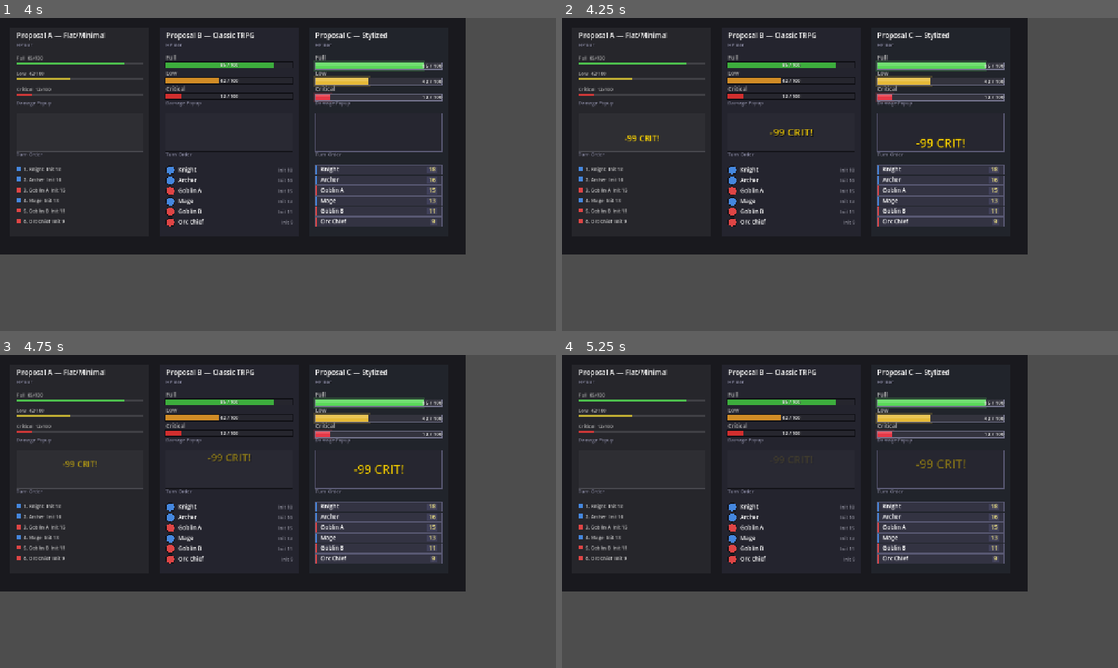
Above: before the commit, frames 1-4 (two rows, left to right).
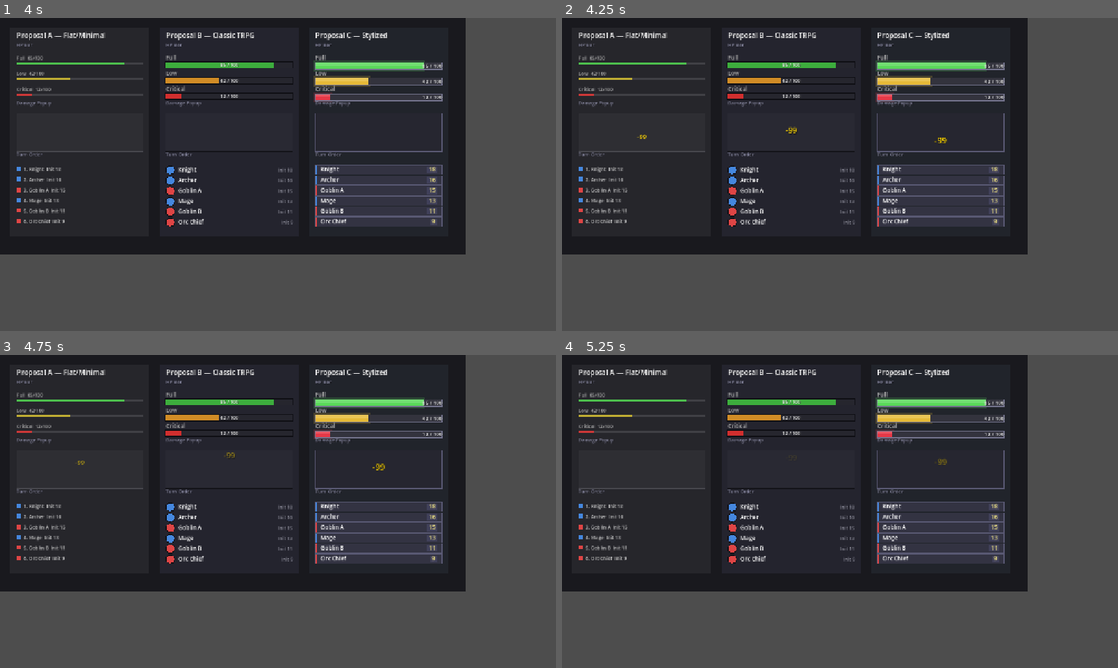
Above: after the commit, the same moments.

Repository: 392fyc/Ship_of_Theseus
Game: Godot game, scene res://scenes/playground/playground_battle_ui.tscn
Same seed, same stepped clock (60 frames per second), same inputs: the game is played once before the commit and once after it. This scene is started directly instead of the project's main scene.
Inputs (mouse positions are in pixels of both pictures, inside the frame that each line leads up to):
- Up to frame 1 (4 s): tap Enter (ui_accept) at 0.5, 0.77, 2, 3.5, 3.77 s; move the mouse to (400, 158) at 0.52 s; hold Right (ui_right) 0.53-1.25 s; tap Keypad Enter at 0.6 s; click (400, 158) at 0.67 s; drag from (166, 190) to (250, 237) at 1.27 s; move the mouse to (333, 105) at 2.02 s; hold Right (ui_right) 2.03-2.75 s; tap 2 at 2.1 s; drag from (250, 237) to (111, 127) at 2.77 s; move the mouse to (444, 221) at 3.52 s; hold Left (ui_left) from 3.53 s (still down); tap 4 at 3.6 s
- Up to frame 2 (4.25 s): keep holding Left (ui_left)
- Up to frame 3 (4.75 s): release Left (ui_left) at 4.25 s; drag from (111, 464) to (194, 433) at 4.27 s
- Up to frame 4 (5.25 s): move the mouse to (867, 511) at 5.02 s; hold Down (ui_down) from 5.03 s (still down); tap Keypad Enter at 5.1 s; click (867, 511) at 5.17 s

Frame 1 is identical in both runs. In frame 2, 0.3% of the frame differs, in the area x 11-73%, y 34-42%; in frame 3, 0.3%; in frame 4, 0.1%.

Commit message:
chore(rules): 清除与四条最终决策冲突的实装与文档表述
按设计库规则表（生产 /api/rules）的四条最终决策清除本仓残留：纯粹伤害不参与暴击判定、
VIS 已从属性体系删除、LCK 不参与命中与闪避、伤害下限为 0。

引擎
- damage_calculator.gd：移除 enable_pure_crit 开关，纯粹伤害无条件不进暴击链；
  暴击倍率分支简化（pure 时 result.crit 恒为 false，该分支走不到）；
  加法层地板 maxf(1.0) 改 maxf(0.0)；注释锚点由 ADR-005 改为 R1.1
- unit_stats.gd：属性表去 VIS，LCK 不参与命中/闪避
- playground_battle_ui.gd：伤害弹出样式的 mock 数据 pure + crit=true 改 crit=false
  （该组合会走暴击字号分支，等于用视觉演示断言纯粹伤害能暴击）

agent 上下文（每个 session 都会读入，是漂移放大器）
- .cursorrules / CLAUDE.md / AGENTS.md / OPENCODE.md / .cursor/rules/game-rules.mdc：
  「pure暴击 → 固定1.5x，不受加成」全部改为「不参与暴击判定」
- .cursor/rules/coding-standards.mdc：VIS 与 SPD 两条日期式墓碑改为正面陈述九属性

工具与测试
- damage-simulator.html：命中率下限 20 改 1（R1.2 clamp(1,100)）；纯粹伤害不显示暴击；
  期望伤害为 0 时击杀次数显示为不可击杀，并统一取整口径避免显示 0 却给出有限次数
- shared.js / equipment-designer.html：属性枚举去 VIS
- 测试与手动清单：断言随之更新；保留「pure 传任何暴击开关都不暴 → 0%」等防回归断言

在独立 worktree 的 chore/rule-purge-20260730 分支上完成，未占用主工作树与 develop。

Co-Authored-By: Claude Opus 5 (1M context) <noreply@anthropic.com>

Diff:
--- a/scenes/playground/playground_battle_ui.gd
+++ b/scenes/playground/playground_battle_ui.gd
@@ -68,7 +68,7 @@
 const POPUP_SEQ: Array[Dictionary] = [
 	{"text": "-24", "type": "phys",   "crit": false},
 	{"text": "-38", "type": "magic",  "crit": false},
-	{"text": "-99", "type": "pure",   "crit": true},
+	{"text": "-99", "type": "pure",   "crit": false},
 	{"text": "-15", "type": "hybrid", "crit": false},
 	{"text": "-56", "type": "phys",   "crit": true},
 ]
--- a/scripts/core/damage_calculator.gd
+++ b/scripts/core/damage_calculator.gd
@@ -49,10 +49,10 @@
 
 	# ── Step 2: Crit determination ──────────────────────
 	# Crit = weapon_crit + DEX/2 + crit_bonus;  Dodge = LCK
-	# guaranteed_crit（居合）：跳过随机判定直接暴击（pure伤害仍受限）。
+	# guaranteed_crit（居合）：跳过随机判定直接暴击；纯粹伤害不参与暴击判定（R1.3），guaranteed_crit 对其无效。
 	var is_pure: bool = (damage_type == "pure")
 	var allow_crit: bool = true
-	if is_pure and not action_data.get("enable_pure_crit", false):
+	if is_pure:
 		allow_crit = false
 	# disable_crit（调试确定性开关「不暴」态）：纯加法分支，默认 false 不影响正式战斗。
 	if bool(action_data.get("disable_crit", false)):
@@ -77,10 +77,8 @@
 	var final_dmg: float = base_damage * skill_multiplier * terrain_multiplier
 
 	if result.crit:
-		var crit_mult: float = 1.5
-		if not is_pure:
-			# crit_damage_bonus：拔刀额外暴击倍率（叠加到 1.5x 基础上）
-			crit_mult += float(action_data.get("crit_damage_bonus", 0.0))
+		# crit_damage_bonus：拔刀额外暴击倍率（叠加到 1.5x 基础上）
+		var crit_mult: float = 1.5 + float(action_data.get("crit_damage_bonus", 0.0))
 		final_dmg *= crit_mult
 
 	final_dmg *= relic_multiplier * final_multiplier
@@ -128,8 +126,7 @@
 
 	var crit_rate: float = 0.0
 	var is_pure: bool = (damage_type == "pure")
-	var crit_blocked: bool = (is_pure and not action_data.get("enable_pure_crit", false)) \
-		or bool(action_data.get("disable_crit", false))
+	var crit_blocked: bool = is_pure or bool(action_data.get("disable_crit", false))
 	if not crit_blocked:
 		var guaranteed_crit: bool = bool(action_data.get("guaranteed_crit", false))
 		if guaranteed_crit:
@@ -172,11 +169,11 @@
 		damage_type: String,
 		weapon_might: int, pure_atk_source: String,
 		terrain_def_bonus: int, terrain_res_bonus: int) -> float:
-	## ADR-005 §4.2: Additive base damage formula.
-	## physical:  max(1, STR + weapon_might - DEF)
-	## magical:   max(1, MAG + weapon_might - RES)
+	## R1.1（伤害链）: Additive base damage formula.
+	## physical:  max(0, STR + weapon_might - DEF)
+	## magical:   max(0, MAG + weapon_might - RES)
 	## pure:      [source] + weapon_might  (ignores defense)
-	## hybrid:    max(1, (STR+MAG) + hybrid_might - min(DEF,RES))  ⚠️ TBD (ADR-006)
+	## hybrid:    max(0, (STR+MAG) + hybrid_might - min(DEF,RES))  ⚠️ TBD (ADR-006)
 	var base: float = 0.0
 	var defender_def: int = defender.get_effective_stat("DEF") + terrain_def_bonus
 	var defender_res: int = defender.get_effective_stat("RES") + terrain_res_bonus
@@ -198,14 +195,14 @@
 					raw = float(
 						attacker.get_effective_stat("STR") + attacker.get_effective_stat("MAG"))
 			base = raw + float(weapon_might)
-			return base  # pure ignores defense, no max(1) floor needed
+			return base  # pure ignores defense
 		"hybrid":
 			# ⚠️ TBD — placeholder per ADR-005 §4.2. Awaiting ADR-006.
 			var both_atk: float = float(
 				attacker.get_effective_stat("STR") + attacker.get_effective_stat("MAG"))
 			var weaker_def: float = float(mini(defender_def, defender_res))
 			base = both_atk + float(weapon_might) - weaker_def
-	return maxf(1.0, base)
+	return maxf(0.0, base)
 
 
 ## 敌人词条输出乘区：攻击方 stat_scale 增强（affix_damage_mult）× 条件触发词条。
--- a/scripts/units/unit_stats.gd
+++ b/scripts/units/unit_stats.gd
@@ -1,6 +1,6 @@
 class_name UnitStats
 extends Resource
-## ADR-005: 9-attribute system (STR/MAG/DEX/SPD/LCK/DEF/RES/HP/MOV)
+## R2.1: 9-attribute system (STR/MAG/DEX/SPD/LCK/DEF/RES/HP/MOV)
 ## Growth attributes (7): HP, STR, MAG, DEX, SPD, DEF, RES
 ## Fixed attributes (2): LCK, MOV
 
@@ -52,7 +52,9 @@
 
 # ── Derived combat stats ────────────────────────────
 # These replace the old independent hit/evade/crit/crit_evade attributes.
-# Formula source: ADR-005 §4.3
+# Formula source: R1.2 (hit/avoid) / R1.3 (crit/crit_avoid) / R1.5 (status resist)
+# LCK does not enter the hit or avoid chain — it applies only to crit avoid (R1.3)
+# and debuff resistance (R1.5).
 
 func get_hit(weapon_hit: int = 90) -> int:
 	return weapon_hit + dex * 2
--- a/tests/test_swordsman_qa_impl.gd
+++ b/tests/test_swordsman_qa_impl.gd
@@ -91,8 +91,9 @@
 		_check("存在敌方单位(一闪)", false)
 		return
 	# 木桩化中途敌：必命中、不死。
-	# 注意：spd=0 且 lck=0 → 回避=0 → 一闪(非必中)命中率钳到 100%，确定性命中。
-	# 勿用高 lck 抵消暴击（lck 同时抬高回避 round(lck*0.5)→一闪会偶发 miss）；
+	# 注意：spd=0 且无地形/直接闪避修正 → 回避=0（R1.2：avoid = SPD×2 + 地形闪避 + 直接闪避修正），
+	# 一闪(非必中)命中率钳到 100%，确定性命中。
+	# LCK 只进 R1.3 暴击回避与 R1.5 减益抵抗，不参与命中与闪避（R1.2/R2.1）；
 	# "受伤(HP下降)"断言与暴击无关，无需抑制暴击。
 	mid_enemy.stats.spd = 0
 	mid_enemy.stats.lck = 0
@@ -205,7 +206,7 @@
 		return
 	for e: Unit in [main_enemy, splash_enemy]:
 		e.stats.spd = 0
-		e.stats.lck = 0     # LCK=0 → 不增回避（保证执行命中）
+		e.stats.lck = 0     # 木桩化；命中由上一行 spd=0 → 回避=0 保证，LCK 不进闪避(R1.2/R2.1)
 		e.stats.dex = 0
 		e.stats.max_hp = 9999
 		e.stats.hp = 9999
@@ -321,7 +322,7 @@
 		return
 	for e2: Unit in [main_e, splash_e]:
 		e2.stats.spd = 0
-		e2.stats.lck = 0  # 回避=0；forecast 走 preview(确定性)，此处仅保持一致
+		e2.stats.lck = 0  # forecast 走 preview(确定性)，此处仅保持一致（回避=0 来自上一行 spd=0）
 		e2.stats.max_hp = 9999
 		e2.stats.hp = 9999
 		e2.stats.def_attr = 0
--- a/tests/test_swordsman_resources.gd
+++ b/tests/test_swordsman_resources.gd
@@ -3,7 +3,7 @@
 ##
 ## 覆盖「真理源」代码（unit.gd / damage_calculator.gd）+ JSON 数据层：
 ##   居合必中必暴、满印记→拔刀槽位替换、心眼(暴击/速度)、印记属性+2、
-##   暴击倍率(1.5x 基线 / 拔刀 2.0x / pure 固定 1.5x)、命中 1% 下限。
+##   暴击倍率(1.5x 基线 / 拔刀 2.0x)、纯粹伤害不参与暴击判定、命中 1% 下限。
 ## tactical_manager.gd 的运行时接线（命中产气/施放扣气/击杀返气/cd-1/mark_gain）
 ##   由批次2 集成测试覆盖（test_swordsman_integration.gd）。
 ##
@@ -259,14 +259,14 @@
 
 	# 7a. 命中下限 1%（原 20%）：命中远低于回避时钳到 0.01
 	atk.stats.dex = 0
-	atk.stats.lck = 0
 	dft.stats.spd = 50  # 回避=100
 	var pv_floor: Dictionary = DamageCalculator.preview_attack(atk, dft, {"weapon_hit": 0})
 	_eq("命中下限==1%(非20%)", pv_floor["hit_percent"], 1)
 
-	# 7b. 命中公式正常档：dex=10,lck=0,weapon_hit=80; 目标 spd=15,lck=0 → (80+20-30)/100=70%
+	# 7b. 命中公式正常档(R1.2)：dex=10,weapon_hit=80; 目标 spd=15 → (80+20-30)/100=70%
+	#     LCK 不参与命中与闪避(R2.1)，不是本公式的输入；下面 dft.stats.lck = 0 是给紧随其后的
+	#     7c 暴击用例压低暴击回避用的(LCK 是暴击回避基值)，与本条命中断言无关。
 	atk.stats.dex = 10
-	atk.stats.lck = 0
 	dft.stats.spd = 15
 	dft.stats.lck = 0
 	var pv_hit: Dictionary = DamageCalculator.preview_attack(atk, dft, {"weapon_hit": 80})
@@ -290,13 +290,13 @@
 		{"damage_type": "physical", "guaranteed_crit": true})
 	_eq("guaranteed_crit(physical) → 暴击100%", pv_gc["crit_percent"], 100)
 
-	# 7f. pure 必暴被拦截（未开 enable_pure_crit）
-	var pv_pc_off: Dictionary = DamageCalculator.preview_attack(atk, dft,
+	# 7f. pure 不参与暴击判定（R1.3，无条件）：guaranteed_crit 对 pure 无效
+	var pv_pc_guar: Dictionary = DamageCalculator.preview_attack(atk, dft,
 		{"damage_type": "pure", "guaranteed_crit": true})
-	_eq("pure guaranteed_crit 默认被拦截 → 0%", pv_pc_off["crit_percent"], 0)
-	var pv_pc_on: Dictionary = DamageCalculator.preview_attack(atk, dft,
+	_eq("pure + guaranteed_crit → 暴击 0%", pv_pc_guar["crit_percent"], 0)
+	var pv_pc_forced: Dictionary = DamageCalculator.preview_attack(atk, dft,
 		{"damage_type": "pure", "guaranteed_crit": true, "enable_pure_crit": true})
-	_eq("pure 开 enable_pure_crit → 100%", pv_pc_on["crit_percent"], 100)
+	_eq("pure 无论传什么暴击开关都不暴 → 0%", pv_pc_forced["crit_percent"], 0)
 
 	# ── 暴击倍率（用 resolve_attack 强制必中必暴，控制 base=20）──
 	atk.clear_marks()
@@ -319,17 +319,19 @@
 		 "guaranteed_hit": true, "guaranteed_crit": true, "crit_damage_bonus": 1.5})
 	_eq("拔刀 3.0x (base20→60)", r_badao.damage, 60)
 
-	# 7i. pure 暴击固定 1.5x，不受 crit_damage_bonus 影响：base 20 → 30
+	# 7i. pure 不参与暴击判定（R1.3）：即使传 guaranteed_crit 与 crit_damage_bonus，
+	#     也不进暴击乘区，base 20 → 20
 	var r_pure: DamageCalculator.AttackResult = DamageCalculator.resolve_attack(atk, dft,
 		{"damage_type": "pure", "pure_atk_source": "phys", "weapon_might": 0,
 		 "skill_multiplier": 1.0, "guaranteed_hit": true, "guaranteed_crit": true,
-		 "enable_pure_crit": true, "crit_damage_bonus": 1.5})
-	_eq("pure 暴击固定1.5x (base20→30, 不吃+1.5)", r_pure.damage, 30)
+		 "crit_damage_bonus": 1.5})
+	_check("pure 不暴击且无暴击乘区 (base20→20)", not r_pure.crit and r_pure.damage == 20,
+		"crit=%s dmg=%d" % [str(r_pure.crit), r_pure.damage])
 
 	# ── 基础伤害公式（非暴击；crit_rate=0 由目标高 LCK 保证）──
 	dft.stats.lck = 50  # crit dodge 高 → 不会暴击
 
-	# 7j. physical = max(1, STR+might-DEF)：20+0-0=20
+	# 7j. physical = max(0, STR+might-DEF)：20+0-0=20
 	atk.stats.str_attr = 20
 	dft.stats.def_attr = 0
 	var r_phys: DamageCalculator.AttackResult = DamageCalculator.resolve_attack(atk, dft,
@@ -337,12 +339,12 @@
 	_check("physical base==20", not r_phys.crit and r_phys.damage == 20,
 		"crit=%s dmg=%d" % [str(r_phys.crit), r_phys.damage])
 
-	# 7k. max(1) 下限：STR1 - DEF100 → 1
+	# 7k. 伤害下限 0（max(0, ·)）：STR1 - DEF100 → 0（防御足够高时命中也结算 0 伤害）
 	atk.stats.str_attr = 1
 	dft.stats.def_attr = 100
 	var r_floor: DamageCalculator.AttackResult = DamageCalculator.resolve_attack(atk, dft,
 		{"damage_type": "physical", "weapon_might": 0, "guaranteed_hit": true})
-	_eq("physical 下限 max(1)==1", r_floor.damage, 1)
+	_eq("physical 下限 max(0)==0", r_floor.damage, 0)
 
 	# 7l. pure 无视防御：STR20, DEF100 → 仍 20
 	atk.stats.str_attr = 20
--- a/tests/test_swordsman_runtime_path.gd
+++ b/tests/test_swordsman_runtime_path.gd
@@ -80,7 +80,7 @@
 	enemy.stats.lck = 0
 	enemy.stats.max_hp = 9999
 	enemy.stats.hp = 9999
-	enemy.stats.def_attr = 9999  # 伤害压到下限1，确保不死
+	enemy.stats.def_attr = 9999  # 高防→伤害压到下限（R1.1 加法层 max(0, ·)），9999 HP 确保不死
 
 	# 把剑圣移到敌人相邻格（斩击 range diamond1-1）
 	_place_adjacent(tm, sword, enemy)
Not shown, changed: .cursor/rules/coding-standards.mdc
Not shown, changed: .cursor/rules/game-rules.mdc
Not shown, changed: .cursorrules
Not shown, changed: AGENTS.md
Not shown, changed: CLAUDE.md
Not shown, changed: OPENCODE.md
Not shown, changed: dev_doc/relic-equip-designlib-research/relic-equipment-designlib-fields.html
Not shown, changed: dev_doc/relic-equip-designlib-research/relic-equipment-designlib-fields.md
Not shown, changed: tests/剑圣手动测试清单.md
Not shown, changed: tools/damage-simulator.html
Not shown, changed: tools/equipment-designer.html
Not shown, changed: tools/shared.js
